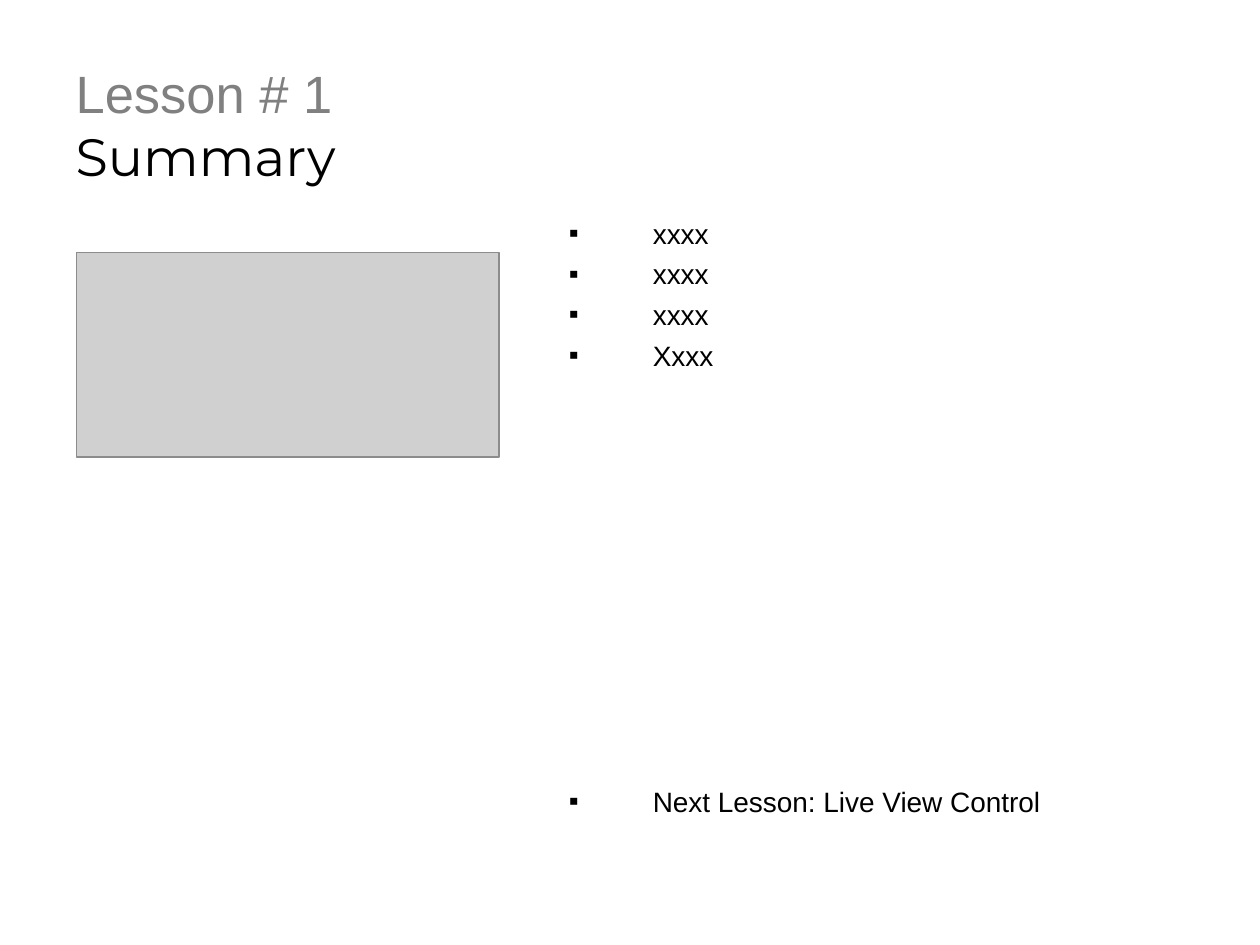
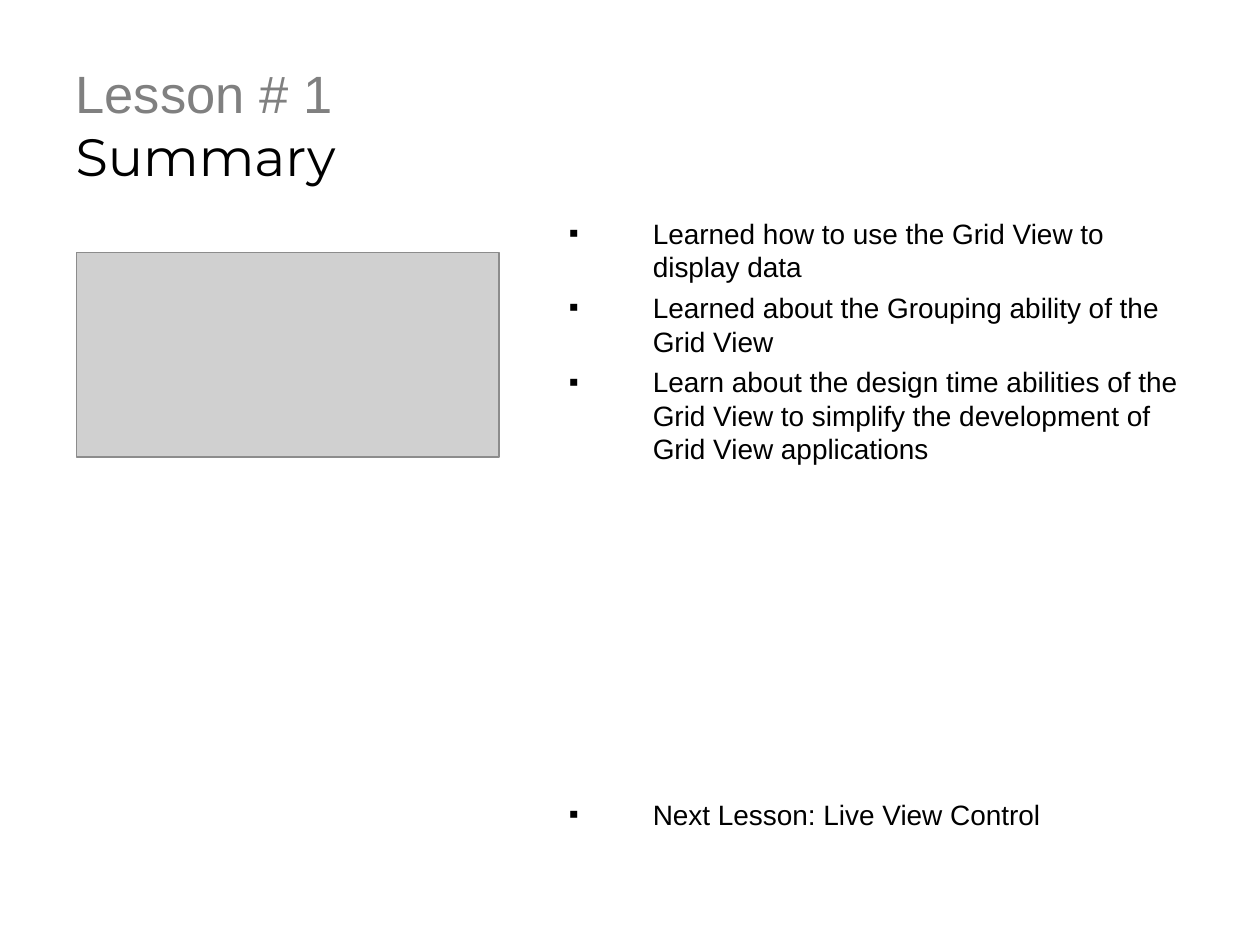
Before and after one commit to derikwhittaker/LiveLessons.WinRT, a slide deck: slide 3 of Chapter.4.UserControls/Lesson.1.GridView/Chapter4.Lesson1.ppt. Drawn at 1260x945 pixels with LibreOffice and Linux fonts; fonts in the diff are those of the drawing; grey boxes stand for pictures; background and template pictures are left out. Boxes give left, top, right and bottom in pixels: in the first picture for what was removed or moved away, otherwise in the second. Text is boxed around its words. In the diff, an @@ line names an element or a change of style, - is before the commit and + after.

Commit message:
updated the ppt

```diff
--- a/Chapter.4.UserControls/Lesson.1.GridView/Chapter4.Lesson1.ppt
+++ b/Chapter.4.UserControls/Lesson.1.GridView/Chapter4.Lesson1.ppt
@@ text at (653, 223, 1177, 465): text changed @@
-▪ xxxx
-▪ xxxx
-▪ xxxx
-▪ Xxxx
+▪ Learned how to use the Grid View to display data
+▪ Learned about the Grouping ability of the Grid View
+▪ Learn about the design time abilities of the Grid View to simplify the development of Grid View applications
```
Also in this commit, not shown: 1 other slide changed.
